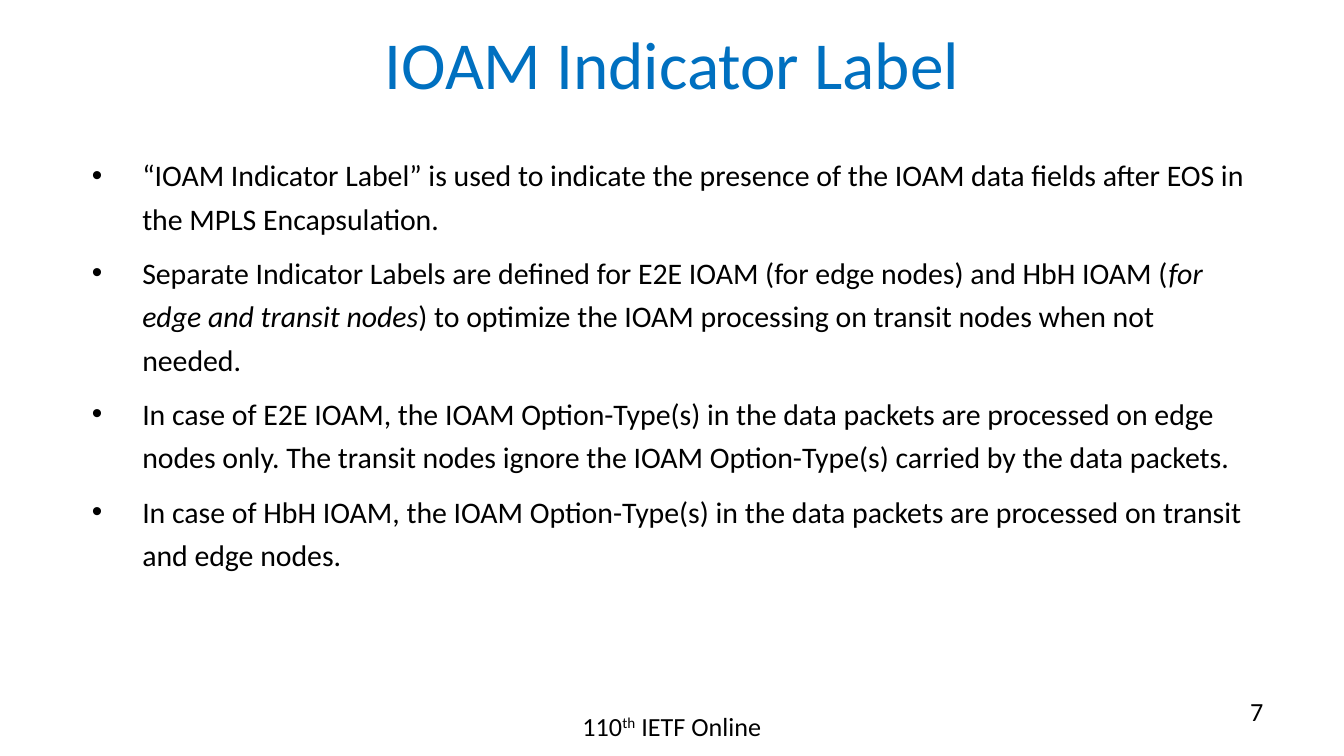
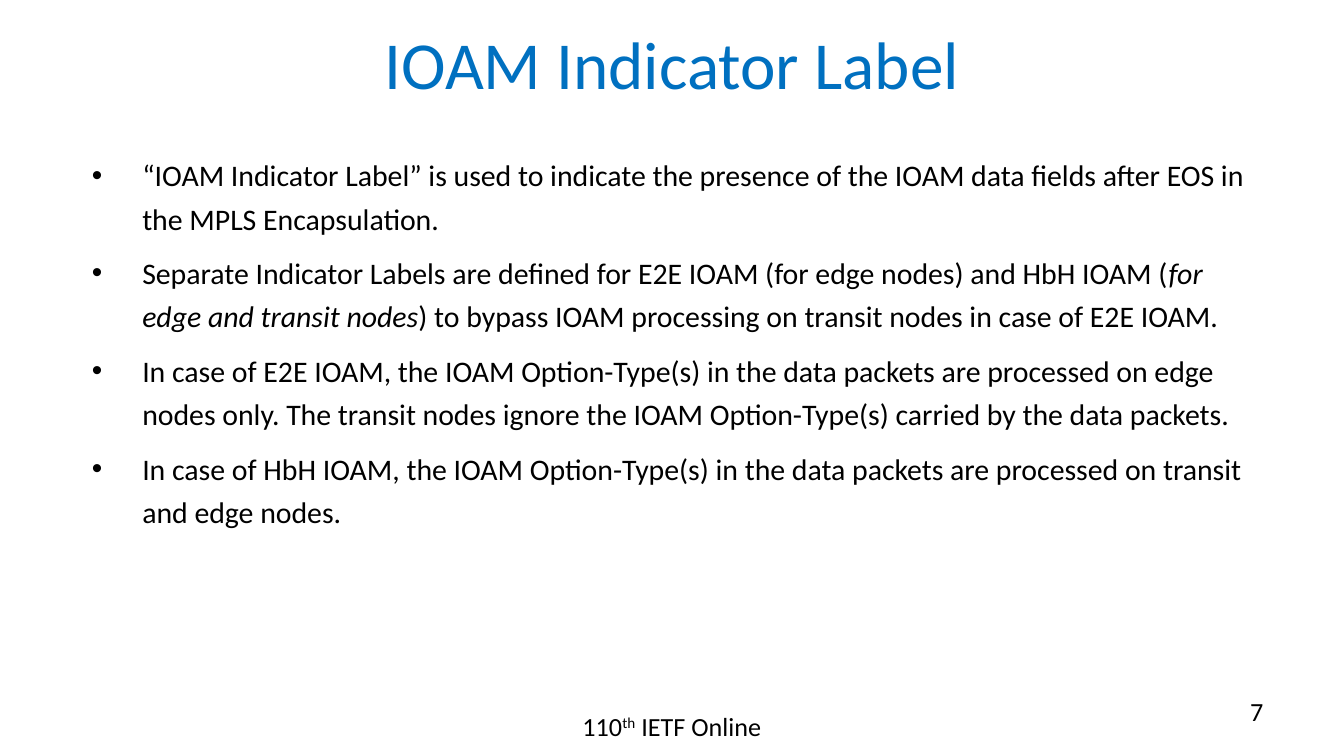
Before and after one commit to rakgandhi/ietf-slides, a slide deck: slide 7 of draft-gandhi-mpls-ioam-sr-05.pptx. Drawn at 1344x756 pixels with LibreOffice and Linux fonts; fonts in the diff are those of the drawing. Boxes give left, top, right and bottom in pixels: in the first picture for what was removed or moved away, otherwise in the second. Text is boxed around its words. In the diff, an @@ line names an element or a change of style, - is before the commit and + after.

```diff
--- a/draft-gandhi-mpls-ioam-sr-05.pptx
+++ b/draft-gandhi-mpls-ioam-sr-05.pptx
@@ text at (142, 262, 1218, 332): text changed @@
-• Separate Indicator Labels are defined for E2E IOAM (for edge nodes) and HbH IOAM (for edge and transit nodes) to optimize the IOAM processing on transit nodes when not needed.
+• Separate Indicator Labels are defined for E2E IOAM (for edge nodes) and HbH IOAM (for edge and transit nodes) to bypass IOAM processing on transit nodes in case of E2E IOAM.
```
Also in this commit, not shown: 4 other slides changed, 1 slide removed, 1 other file.
